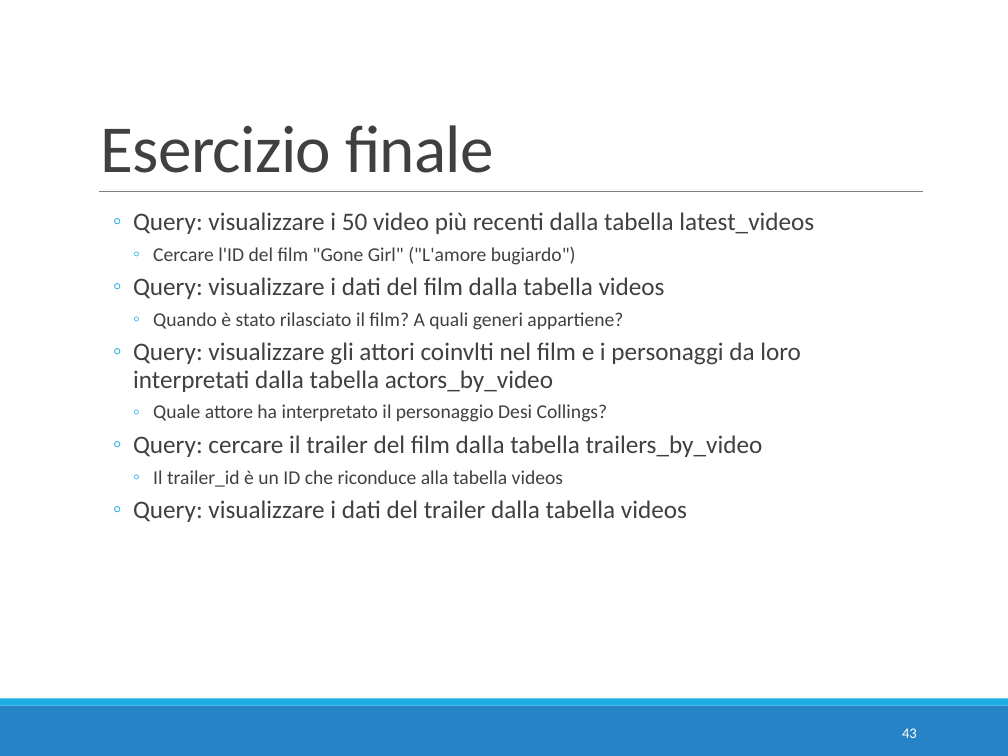
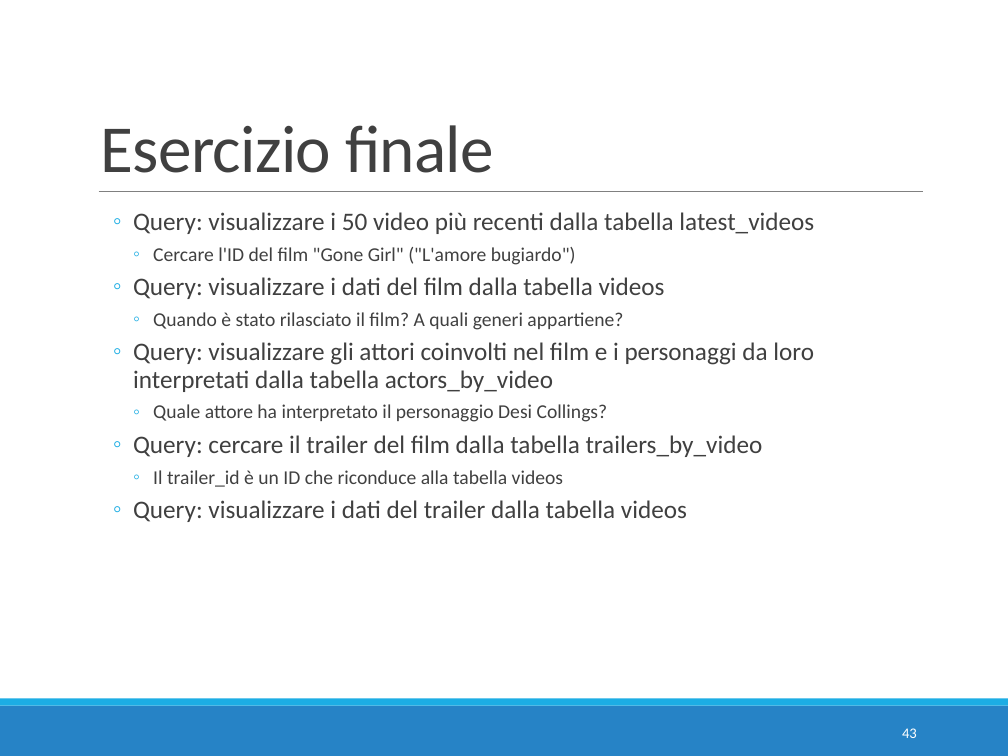
Before and after one commit to w4bo/teaching-nosql, a slide deck: slide 43 of slides/03 - E3 - Cassandra Modellazione.pptx. Drawn at 1008x756 pixels with LibreOffice and Linux fonts; fonts in the diff are those of the drawing. Boxes give left, top, right and bottom in pixels: in the first picture for what was removed or moved away, otherwise in the second. Text is boxed around its words. In the diff, an @@ line names an element or a change of style, - is before the commit and + after.

```diff
--- a/slides/03 - E3 - Cassandra Modellazione.pptx
+++ b/slides/03 - E3 - Cassandra Modellazione.pptx
@@ text at (x1=133, y1=342, x2=814, y2=392): text changed @@
-  ◦ Query: visualizzare gli attori coinvlti nel film e i personaggi da loro interpretati dalla tabella actors_by_video
+  ◦ Query: visualizzare gli attori coinvolti nel film e i personaggi da loro interpretati dalla tabella actors_by_video
```
Also in this commit, not shown: 2 other slides changed, 2 other files.
